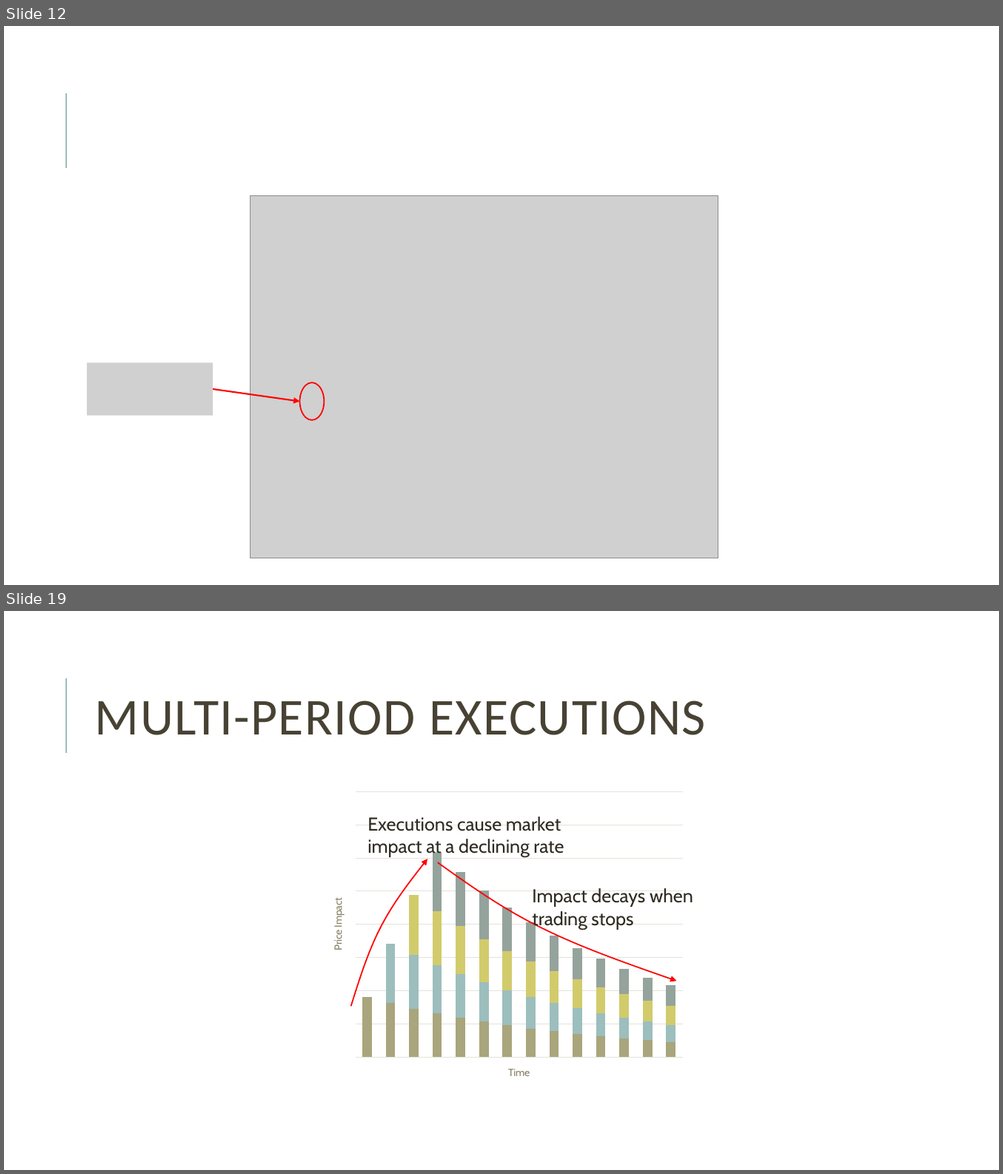
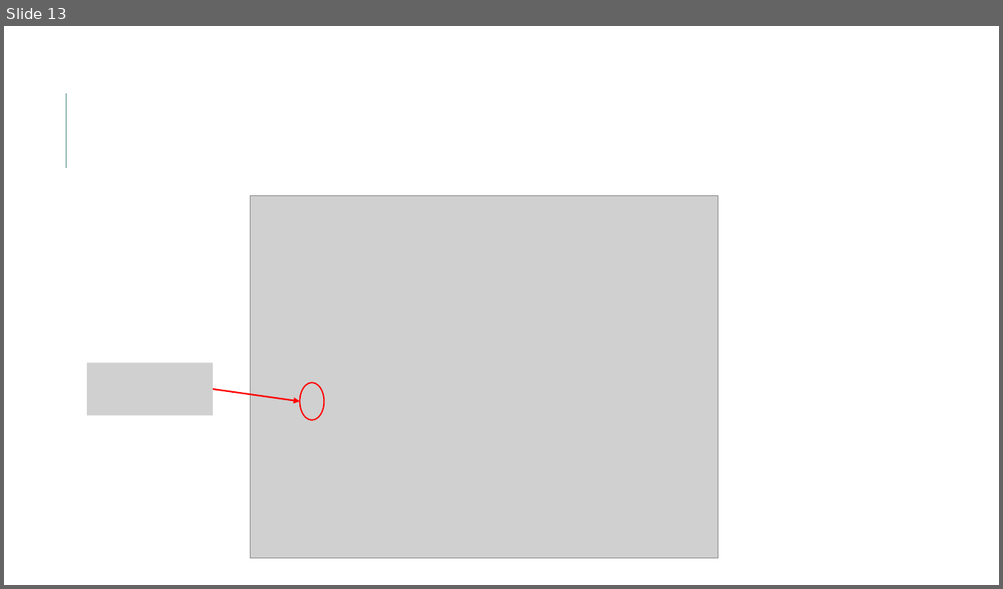
Before and after one commit to ef4s/RoughVol, a slide deck: Volatility Is Rough.pptx. Shown one above the other, each under a label of ours: slides 12 and 19 before the commit, slide 13 after it; the slides between them are not shown. The pictures are 1003x1174 and 1003x589 pixels, drawn with LibreOffice and Linux fonts; fonts in the diff are those of the drawing; grey boxes stand for pictures. Boxes give left, top, right and bottom in pixels: in the first picture for what was removed or moved away, otherwise in the second. Text is boxed around its words. In the diff, an @@ line names an element or a change of style, - is before the commit and + after.

```diff
--- a/Volatility Is Rough.pptx
+++ b/Volatility Is Rough.pptx
@@ slide 19 removed at (4,611,999,1170), background #FFFFFF; not listed: 1 template element that a slide beside it also shows @@
@@ title removed at (95,701,706,735) @@
-MULTI-PERIOD EXECUTIONS
@@ column stacked chart removed at (314,786,690,1094) @@
-categories: 1, 2, 3, 4, 5, 6, 7, 8, 9, 10, 11, 12, 13, 14
-Series 1: 100, 90, 81, 73, 66, 59, 53, 48, 43, 39, 35, 31, 28, 25
-Series 2: -, 100, 90, 81, 73, 66, 59, 53, 48, 43, 39, 35, 31, 28
-Series 3: 0, 0, 100, 90, 81, 73, 66, 59, 53, 48, 43, 39, 35, 31
-Series 4: 0, 0, 0, 100, 90, 81, 73, 66, 59, 53, 48, 43, 39, 35
@@ text removed at (367,817,563,857) @@
-Executions cause market impact at a declining rate
@@ freeform shape removed at (351,860,427,1007) @@
@@ freeform shape removed at (438,863,676,982) @@
@@ text removed at (532,889,693,930) @@
-Impact decays when trading stops
@@ what was slide 12 is now slide 13 @@
```
Also in this commit, not shown: 8 slides changed, 5 slides added, 13 other slides removed, 7 other files.
